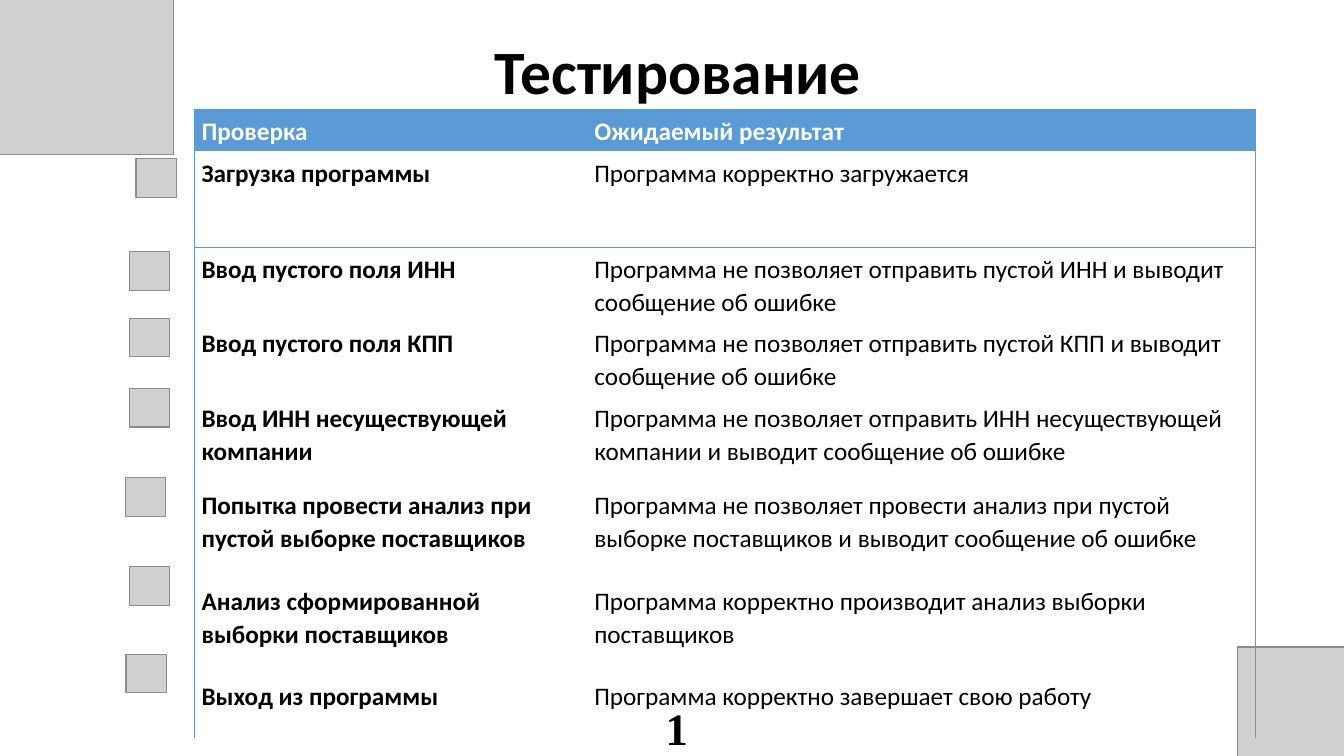
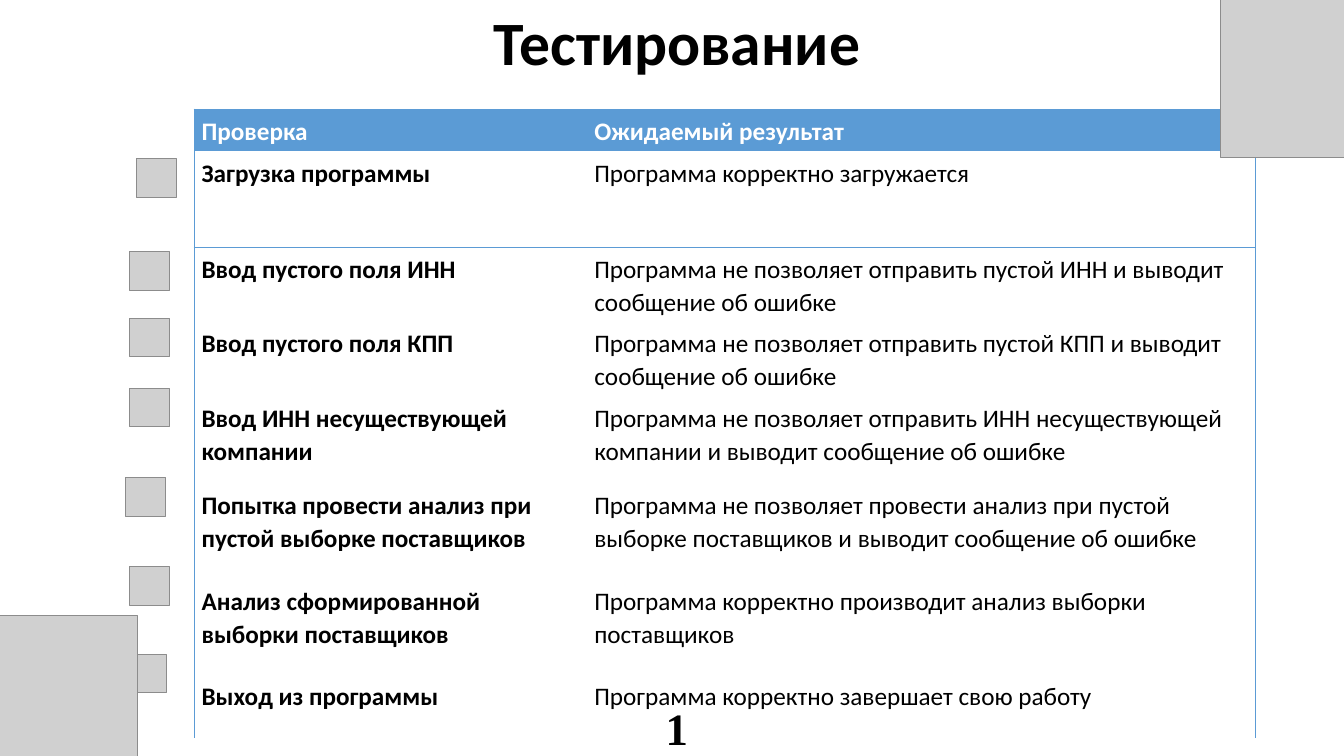
Before and after one commit to lilvolcanointhenighttime/diplom, a slide deck: slide 17 of Презентацияя.pptx. Drawn at 1344x756 pixels with LibreOffice and Linux fonts; fonts in the diff are those of the drawing; grey boxes stand for pictures. Boxes give left, top, right and bottom in pixels: in the first picture for what was removed or moved away, otherwise in the second. Text is boxed around its words. In the diff, an @@ line names an element or a change of style, - is before the commit and + after.

```diff
--- a/Презентацияя.pptx
+++ b/Презентацияя.pptx
@@ title "Тестирование": place and size @@
-title "Тестирование" at box(495, 54, 861, 104)
+title "Тестирование" at box(494, 25, 860, 75)
@@ picture: place and size @@
-picture at box(1238, 647, 1344, 756)
+picture at box(1221, 0, 1344, 157)
@@ picture: place and size @@
-picture at box(0, 0, 173, 154)
+picture at box(0, 616, 137, 756)
```
Also in this commit, not shown: 15 other slides changed, 2 slides added, 2 slides removed, 1 other file.
